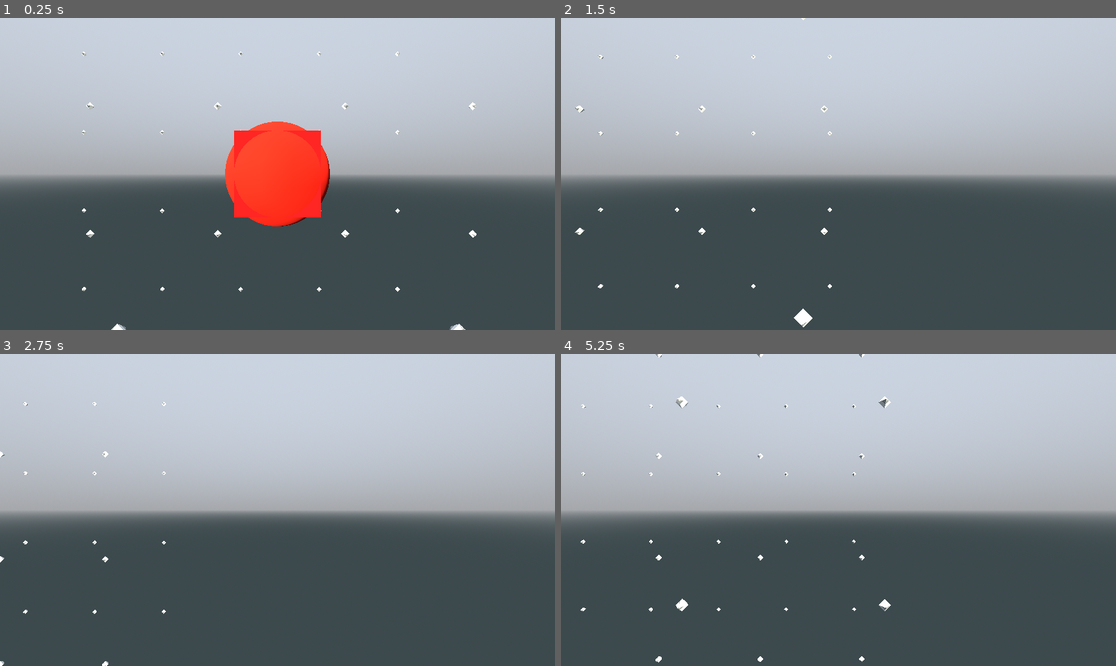
Above: before the commit, frames 1-4 (two rows, left to right).
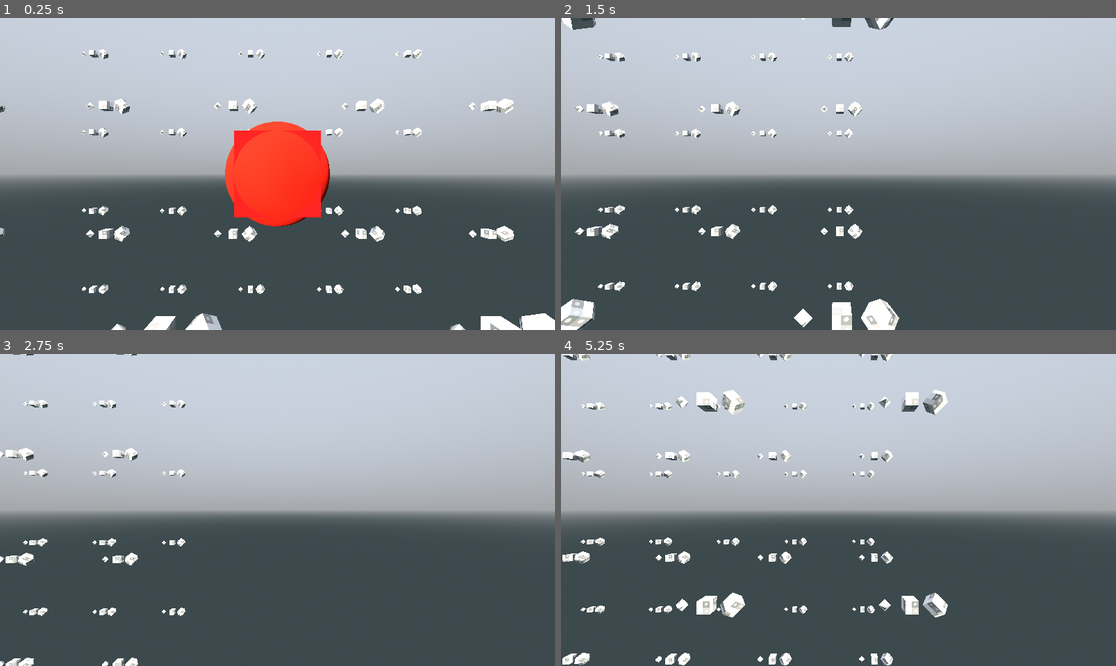
Above: after the commit, the same moments.

Repository: pixerhp/Hatchetflair
Game: Godot game, scene res://topscenes/gameplay_topscene.tscn
Same seed, same stepped clock (60 frames per second), same inputs: the game is played once before the commit and once after it.
Inputs (mouse positions are in pixels of both pictures, inside the frame that each line leads up to):
- Up to frame 1 (0.25 s): no input
- Up to frame 2 (1.5 s): tap Enter at 0.5 s; move the mouse to (960, 158) at 0.52 s; hold D (move_right) 0.53-1.28 s; hold Shift (speed_faster) 0.53-1.28 s; click (960, 158) at 0.67 s; move the mouse to (727, 189) at 1.27 s; hold S (move_backwards) from 1.28 s (still down); tap Ctrl (speed_slower) at 1.35 s
- Up to frame 3 (2.75 s): move the mouse to (333, 441) at 2.02 s; release S (move_backwards) at 2.03 s; hold D (move_right) from 2.03 s (still down); hold Shift (speed_faster) from 2.03 s (still down)
- Up to frame 4 (5.25 s): move the mouse to (810, 572) at 2.77 s; release D (move_right) at 2.78 s; release Shift (speed_faster) at 2.78 s; hold W (move_forwards) 2.78-3.53 s; tap Ctrl (speed_slower) at 2.85, 4.35 s; click (810, 572) at 2.92 s; move the mouse to (1005, 556) at 3.52 s; hold Shift (speed_faster) 3.53-4.28 s; hold A (move_left) 3.53-5.03 s; move the mouse to (672, 463) at 4.27 s; move the mouse to (866, 510) at 5.02 s; hold S (move_backwards) from 5.03 s (still down); hold Shift (speed_faster) from 5.03 s (still down); click (866, 510) at 5.17 s

The runs differ from the first frame. In frame 1, 3.4% of the frame differs, in the area x 0-100%, y 10-100%; in frame 2, 3.4%; in frame 3, 1.3%; in frame 4, 3.9%, in the area x 0-70%, y 0-100%.

Commit message:
Preload shader + More return statements

Diff:
--- a/scripts/tchunks_manager.gd
+++ b/scripts/tchunks_manager.gd
@@ -208,7 +208,7 @@
 	mesh_surface[Mesh.ARRAY_CUSTOM0] = surface.texinds_a
 	mesh_surface[Mesh.ARRAY_CUSTOM1] = surface.texinds_b
 
-	var shader_material: ShaderMaterial = load("res://assets/substance_assets/opaq_subst_mat.tres")
+	var shader_material: ShaderMaterial = preload("res://assets/substance_assets/opaq_subst_mat.tres")
 	#shader_material.vertex_color_use_as_albedo = true
 	shader_material.set_shader_parameter("albedos_textures", ChemCraft.albedos_texarray)
 	shader_material.set_shader_parameter("normals_textures", ChemCraft.normals_texarray)
@@ -229,6 +229,32 @@
 		tchunk.tiles_rend_arraymesh.surface_set_material(0, shader_material)
 
 	tchunk.tiles_rend_node.mesh = tchunk.tiles_rend_arraymesh
+
+#func get_tc27_c_i_3x3x3(tile_index: int) -> PackedInt32Array:
+	#var result: PackedInt32Array = []
+	#result.resize(27)
+	#var new_pos: Vector3i = Vector3i()
+	#for i in range(27):
+		#new_pos = Vector3i(
+			#((tile_index % TCU.TCHUNK_L) + ((i % 3) - 1)),
+			#(((tile_index / TCU.TCHUNK_L) % TCU.TCHUNK_L) + (((i / 3) % 3) - 1)),
+			#(((tile_index / (TCU.TCHUNK_L * TCU.TCHUNK_L)) % TCU.TCHUNK_L) + (((i / 9) % 3) - 1)), )
+		#result[i] = (
+			#(0 if (new_pos.x < 0) else (1 if (new_pos.x < TCU.TCHUNK_L) else 2)) +
+			#(0 if (new_pos.y < 0) else (3 if (new_pos.y < TCU.TCHUNK_L) else 6)) +
+			#(0 if (new_pos.z < 0) else (9 if (new_pos.z < TCU.TCHUNK_L) else 18)) )
+	#return result
+#
+#func get_tc27_t_i_3x3x3(tile_index: int) -> PackedInt32Array:
+	#var result: PackedInt32Array = []
+	#result.resize(27)
+	#for i in range(27):
+		#result[i] = (
+			#posmod((tile_index%TCU.TCHUNK_L)+((i%3)-1), TCU.TCHUNK_L) +
+			#posmod(((tile_index/TCU.TCHUNK_L)%TCU.TCHUNK_L)+(((i/3)%3)-1), TCU.TCHUNK_L) +
+			#posmod(((tile_index/(TCU.TCHUNK_L*TCU.TCHUNK_L))%TCU.TCHUNK_L)+(((i/9)%3)-1), TCU.TCHUNK_L) )
+	#return result
+
 
 # Calculates movewment-relative tc27 chunk indices in bulk:
 func get_tc27_c_i_bulk(tile_indices: PackedInt32Array, movements: Array[Vector3i]) -> PackedInt32Array:
@@ -292,6 +318,8 @@
 
 # (Empty tiles typically don't mesh anything, but situationally might if they neighbor a marching tile.)
 func meshify_tiles_empty(surface_ref: Dictionary, tc27: Array[TChunk], tile_indices: PackedInt32Array):
+	if tile_indices.is_empty():
+		return
 	# Precalculate tc27_c_i and tc27_t_i in bulk:
 	var rel_pos_inds: PackedInt32Array = []
 	var rel_pos_moves: Array[Vector3i] = []
@@ -342,6 +370,8 @@
 	surface_ref: Dictionary, tc27: Array[TChunk],
 	tile_indices: PackedInt32Array, sections_bitstates: PackedByteArray = PackedByteArray([])
 ):
+	if tile_indices.is_empty():
+		return
 	if sections_bitstates.is_empty():
 		sections_bitstates.resize(tile_indices.size())
 		sections_bitstates.fill(0b11111111)
@@ -407,6 +437,8 @@
 	meshify_append_substance_data_bulk(surface_ref, subst_inds, subst_shares)
 
 func meshify_tiles_tess_cube(surface_ref: Dictionary, tc27: Array[TChunk], tile_indices: PackedInt32Array):
+	if tile_indices.is_empty():
+		return
 	# Precalculate tc27_c_i and tc27_t_i in bulk:
 	var rel_pos_inds: PackedInt32Array = []
 	var rel_pos_moves: Array[Vector3i] = []
@@ -464,6 +496,8 @@
 	meshify_append_substance_data_bulk(surface_ref, subst_inds, subst_shares)
 
 func meshify_tiles_tess_rhombdo(surface_ref: Dictionary, tc27: Array[TChunk], tile_indices: PackedInt32Array):
+	if tile_indices.is_empty():
+		return
 	# Precalculate tc27_c_i and tc27_t_i in bulk:
 	var rel_pos_inds: PackedInt32Array = []
 	var rel_pos_moves: Array[Vector3i] = []
@@ -530,6 +564,8 @@
 	tc_fill_tile(tchunk, TILE_SHAPE.EMPTY, "nothing")
 
 	tc_set_tile(tchunk, Vector3i(0,0,0), TILE_SHAPE.MARCH_ANG, "plainite_white")
+	tc_set_tile(tchunk, Vector3i(2,0,0), TILE_SHAPE.TESS_CUBE, "plainite_white")
+	tc_set_tile(tchunk, Vector3i(4,0,0), TILE_SHAPE.TESS_RHOMBDO, "plainite_white")
 
 	# Update meshes utd bool:
 	if world_tc_xyz_to_i.has(tchunk.coords):
